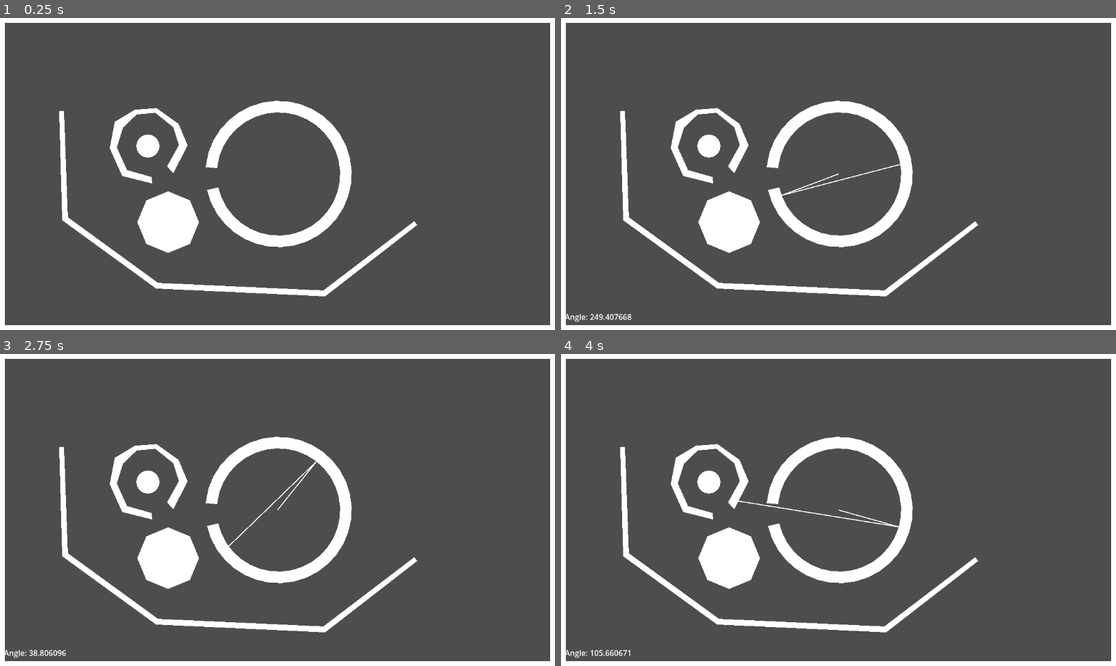
Above: before the commit, frames 1-4 (two rows, left to right).
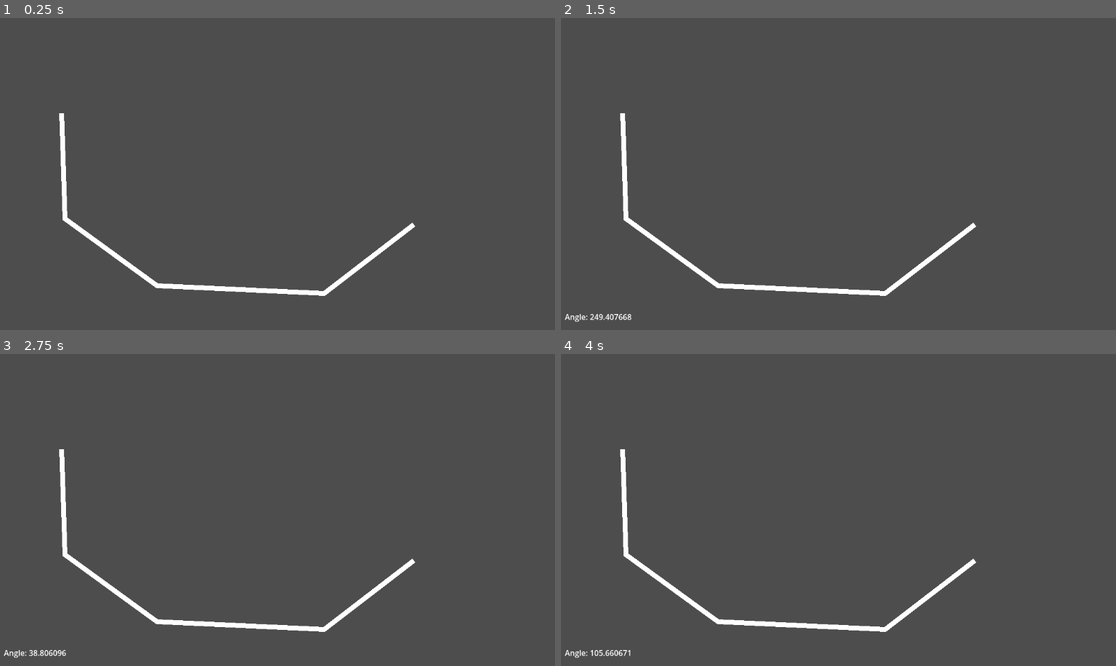
Above: after the commit, the same moments.

Repository: RCJacH/lazer_escape-Godot-game
Game: Godot game, scene res://src/levels/test_level.tscn
Same seed, same stepped clock (60 frames per second), same inputs: the game is played once before the commit and once after it.
Inputs (mouse positions are in pixels of both pictures, inside the frame that each line leads up to):
- Up to frame 1 (0.25 s): no input
- Up to frame 2 (1.5 s): tap Enter at 0.5 s; drag from (838, 174) to (894, 105) at 0.52 s; tap Space at 1.25 s; drag from (727, 189) to (810, 236) at 1.27 s
- Up to frame 3 (2.75 s): tap Enter at 2 s; move the mouse to (333, 441) at 2.02 s; click (333, 441) at 2.17 s
- Up to frame 4 (4 s): tap Space at 2.75 s; drag from (810, 572) to (672, 463) at 2.77 s; tap Enter at 3.5 s; move the mouse to (1005, 556) at 3.52 s; click (1005, 556) at 3.67 s

The runs differ from the first frame. In frame 1, 11% of the frame differs, in the area x 0-100%, y 0-100%; in frame 2, 11%; in frame 3, 11%; in frame 4, 11%.
Error after the commit: Parse Error: The member "_is_manual_editing" already exists in parent class Obstacle. (res://src/obstacles/generators/obstacle_generator.gd:59)

Commit message:
make obstacle Polygon2D

Diff:
--- a/src/core/lazer/collision.gd
+++ b/src/core/lazer/collision.gd
@@ -8,7 +8,8 @@
 var position: Vector2 # point in the world space for source
 var collision_point: Vector2 # point in world space for collision
 var normal: Vector2 # normal in world space for collision
-var collider: Obstacle # Object collided or null (if unassociated)
+var collider: ObstacleCollisionObject # Object collided or null (if unassociated)
+var obstacle: Obstacle # Object collided or null (if unassociated)
 var collider_id: int # Object it collided against
 var rid: RID # RID it collided against
 var shape: int # shape index of collider
@@ -38,10 +39,14 @@
 	if not result:
 		return
 
+	collider = result.collider
+	if collider is not ObstacleCollisionObject:
+		return
+
 	position = from
 	collision_point = result.position
 	normal = result.normal
-	collider = result.collider
+	obstacle = collider.get_parent()
 	collider_id = result.collider_id
 	rid = result.rid
 	shape = result.shape
--- /dev/null
+++ b/src/obstacles/collision_object.gd
@@ -0,0 +1,2 @@
+extends StaticBody2D
+class_name ObstacleCollisionObject
--- a/src/obstacles/obstacle.gd
+++ b/src/obstacles/obstacle.gd
@@ -1,5 +1,5 @@
 @tool
-extends StaticBody2D
+extends Polygon2D
 class_name Obstacle
 
 signal hit_by_lazer()
@@ -7,13 +7,11 @@
 @export var bounceable: bool = false
 @export var health: float = 0.0
 
-var polygons: Array[Polygon] = []
 var randomizer := RandomNumberGenerator.new()
 
-var _polygon_count: int = 0 :
-	set(new_polygon_count):
-		_polygon_count = new_polygon_count
-		_update_polygons(_polygon_count)
+var _is_manual_editing: bool = true
+
+@onready var collision_host: CollisionObject2D = $CollisionHost
 
 
 func on_lazer_hit(
@@ -46,61 +44,52 @@
 	)
 
 
-func _add_polygon(ref: Node = null) -> Polygon:
-	var polygon := Polygon.new()
-	if ref:
-		polygon.ref_node = ref
-	polygons.append(polygon)
-	add_child.call_deferred(polygon.collision)
-	return polygon
-
-
-func _remove_polygon(ref: Node = null) -> void:
-	if not polygons:
-		return
-
-	var polygon: Polygon
-	if ref:
-		for i in polygons.size():
-			polygon = polygons[i]
-			if polygon.ref_node == ref:
-				polygons.pop_at(i)
-				break
-		return
-
-	else:
-		polygon = polygons.pop_back()
-	polygon.queue_free()
-
-
 func _copy_existing_polygon_to_collisions() -> void:
-	if not polygons:
-		return
-
-	if polygons.size() == 1:
-		var polygon: Polygon = polygons.front()
-		polygon.points = $Display.polygon
-		polygon.collision.polygon = $Display.polygon
+	_update_collisions()
+	if not polygons.size():
+		var collision: CollisionPolygon2D = collision_host.get_child(0)
+		collision.polygon = polygon
 		return
 
 	for i in range(polygons.size()):
-		var polygon: Polygon = polygons[i]
 		var points: PackedVector2Array = []
-		var count: int = $Display.polygons[i].size()
+		var count: int = polygons[i].size()
 		points.resize(count)
 		for j in range(count):
-			var index: int = $Display.polygons[i][j]
-			points[j] = $Display.polygon[index]
-		polygon.points = points
-		polygon.collision.polygon = points
+			var index: int = polygons[i][j]
+			points[j] = polygon[index]
+		var collision: CollisionPolygon2D = collision_host.get_child(i)
+		collision.polygon = points
 
 
-func _update_polygons(new_count: int) -> void:
-	var cur_count := polygons.size()
-	var diff := new_count - cur_count
+func _update_collisions() -> void:
+	var target_count := polygons.size()
+	if not target_count:
+		target_count = 1
+	var cur_count := collision_host.get_child_count()
+	var diff := target_count - cur_count
 	if diff >= 0:
 		for i in range(diff):
-			_add_polygon()
+			_add_collision()
 	elif diff <= 0:
 		for i in range(-diff):
-			_remove_polygon()
+			_remove_collision()
+
+
+func _add_collision() -> void:
+	var collision := CollisionPolygon2D.new()
+	collision_host.add_child(collision)
+	collision.owner = get_tree().edited_scene_root
+
+
+func _remove_collision() -> void:
+	collision_host.remove_child(collision_host.get_child(-1))
+
+
+func _on_draw():
+	if not Engine.is_editor_hint():
+		return
+
+	if _is_manual_editing:
+		_copy_existing_polygon_to_collisions()
+	_is_manual_editing = true
--- a/src/obstacles/obstacle.tscn
+++ b/src/obstacles/obstacle.tscn
@@ -1,9 +1,12 @@
-[gd_scene load_steps=2 format=3 uid="uid://dfw685rvfctgh"]
+[gd_scene load_steps=3 format=3 uid="uid://dfw685rvfctgh"]
 
 [ext_resource type="Script" path="res://src/obstacles/obstacle.gd" id="1_pm6rj"]
+[ext_resource type="Script" path="res://src/obstacles/collision_object.gd" id="2_cl6db"]
 
-[node name="Obstacle" type="StaticBody2D"]
+[node name="Obstacle" type="Polygon2D"]
 script = ExtResource("1_pm6rj")
 
-[node name="Display" type="Polygon2D" parent="."]
-metadata/_edit_lock_ = true
+[node name="CollisionHost" type="StaticBody2D" parent="."]
+script = ExtResource("2_cl6db")
+
+[connection signal="draw" from="." to="." method="_on_draw"]
